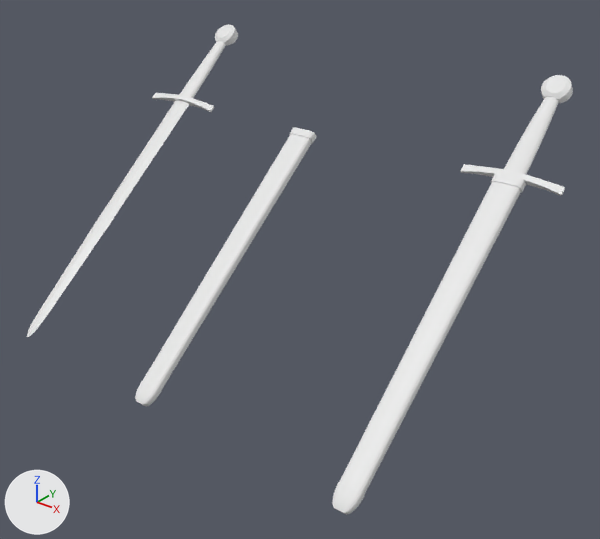
One commit to the FBX model ModProj/Assets/Toolkit/Gizmos/Weapon.fbx: the scene before it, then after it.
Both versions are drawn from a camera (50 mm lens) standing at (1.196, -1.692, 1.575) and looking at (-0.214, 0.071, 0.483). The axes (+X, +Y, +Z) are drawn at lower left. The lights are the same throughout. Where no turn or scale is listed for an object, it has been applied to the vertices.

In view in the first picture: 'Complete1', 'Complete2', 'Scabbard', 'SwordBlade', 'SwordHilt'.
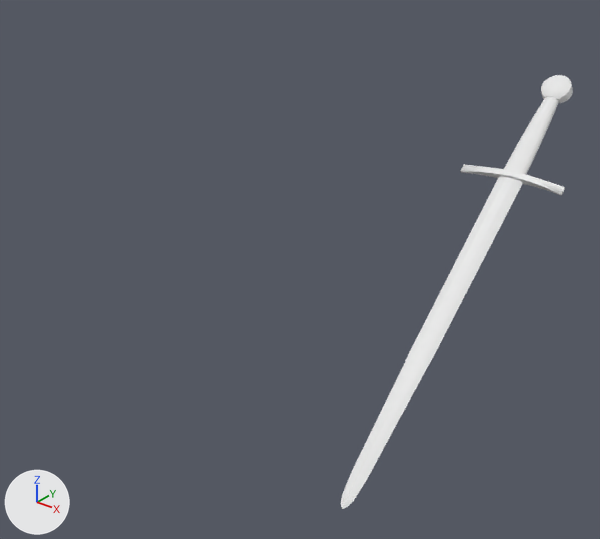
Commit message: Shrunk weapon gizmo

Changed parts and their boxes (x1, y1, x2, y2) in the pictures (600 x 539 px):
'Complete2', deleted: before (332, 173, 526, 515)
'Scabbard', deleted: before (135, 127, 317, 406)
'SwordBlade', deleted: before (27, 100, 189, 337)
'SwordHilt', deleted: before (152, 24, 238, 112)
part 1 of me_cube_006, cut back: before (461, 91, 565, 196); after (341, 91, 564, 507)

What changed in the scene script:
```text
Change me_cube_006:
    used by ob_complete1; location = (0.316, 0.427, 0.913)
    remove me_cube_006.from_pydata(...)  # 409 vertices, 336 faces; spans x -0.146..0.146, y -0.859..0.164, z -0.713..0.139
    add me_cube_006.from_pydata(...)  # 209 vertices, 244 faces; spans x -0.146..0.146, y -0.859..0.164, z -0.713..0.139
    me_cube_006 part 1: 13 vertices moved from x -0.04..0.049, y -0.539..0.155, z -0.443..0.132 to x -0.032..0.049, y -0.539..0.16, z -0.443..0.13; 314 vertices removed from x -0.146..0.146, y -0.839..0.164, z -0.697..0.139; 114 vertices added at x -0.05..0.145, y -0.837..0.164, z -0.696..0.139
Remove ob_swordblade:
    ob_swordblade = bpy.data.objects.new('SwordBlade', me_cube_001)
    ob_swordblade.location = (-0.945, 0.433, 0.918)
Remove ob_scabbard:
    ob_scabbard = bpy.data.objects.new('Scabbard', me_swordscabbard_low_002)
    ob_scabbard.location = (-0.389, -0.43, 0.202)
Remove ob_swordhilt:
    ob_swordhilt = bpy.data.objects.new('SwordHilt', me_cube_005)
    ob_swordhilt.location = (-0.945, 0.433, 0.918)
Remove ob_complete2:
    ob_complete2 = bpy.data.objects.new('Complete2', me_swordscabbard_low_003)
    ob_complete2.location = (0.313, -0.43, 0.202)
```
